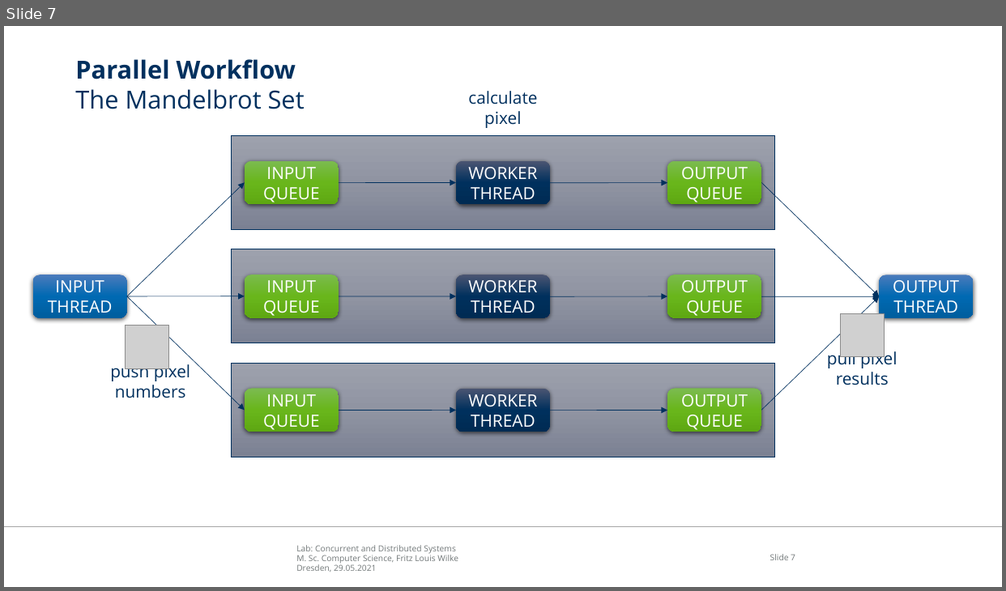
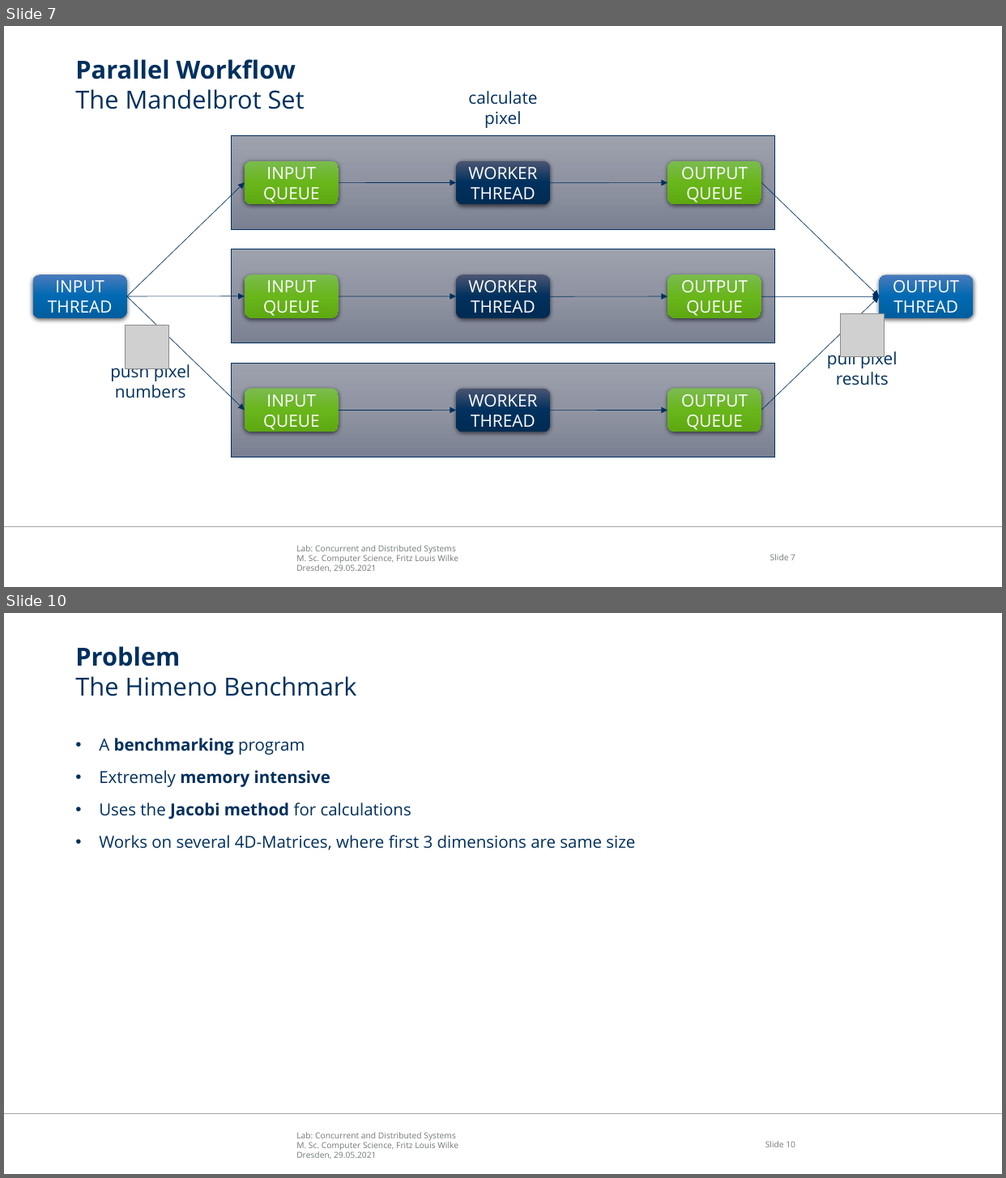
Before and after one commit to SoulKa/cds-s-2021, a slide deck: report/colloquium.pptx. Shown one above the other, each under a label of ours: slide 7 before the commit, slides 7 and 10 after it; the slides between them are not shown. The pictures are 1006x591 and 1006x1178 pixels, drawn with LibreOffice and Linux fonts; fonts in the diff are those of the drawing; grey boxes stand for pictures; background and template pictures are left out. Boxes give left, top, right and bottom in pixels: in the first picture for what was removed or moved away, otherwise in the second. Text is boxed around its words. In the diff, an @@ line names an element or a change of style, - is before the commit and + after.

```diff
--- a/report/colloquium.pptx
+++ b/report/colloquium.pptx
@@ slide 10 added at (4,613,1002,1174), background #FFFFFF; not listed: 3 template elements that a slide beside it also shows @@
@@ title added at (75,646,356,696), 24 pt, text #00305E @@
+Problem
+The Himeno Benchmark
@@ text added at (99,738,635,850), 16 pt, text #00305E @@
+• A benchmarking program
+• Extremely memory intensive
+• Uses the Jacobi method for calculations
+• Works on several 4D-Matrices, where first 3 dimensions are same size
```
Also in this commit, not shown: 2 slides changed, 2 other slides added, 1 slide removed, 1 other file.
